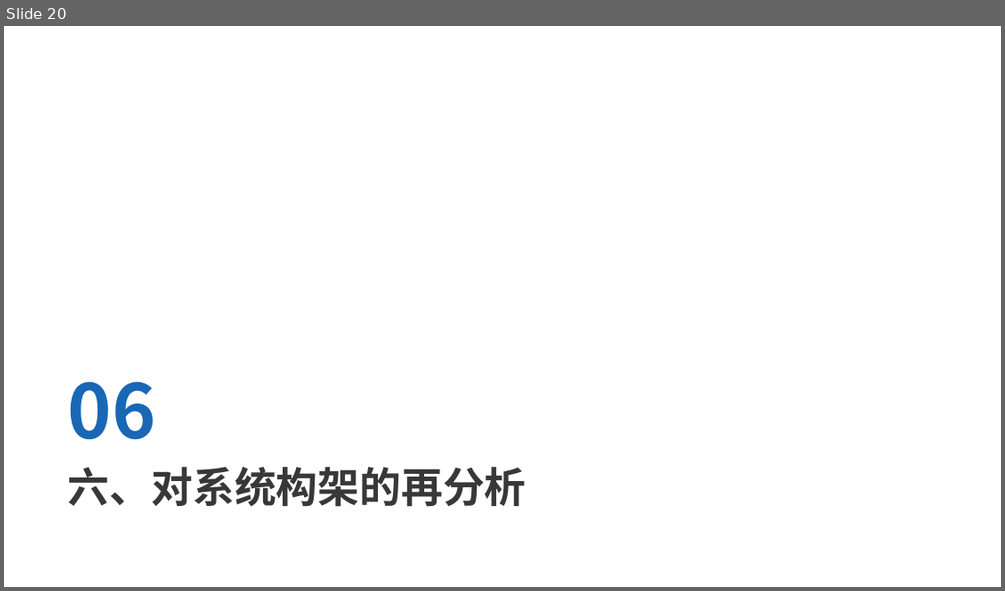
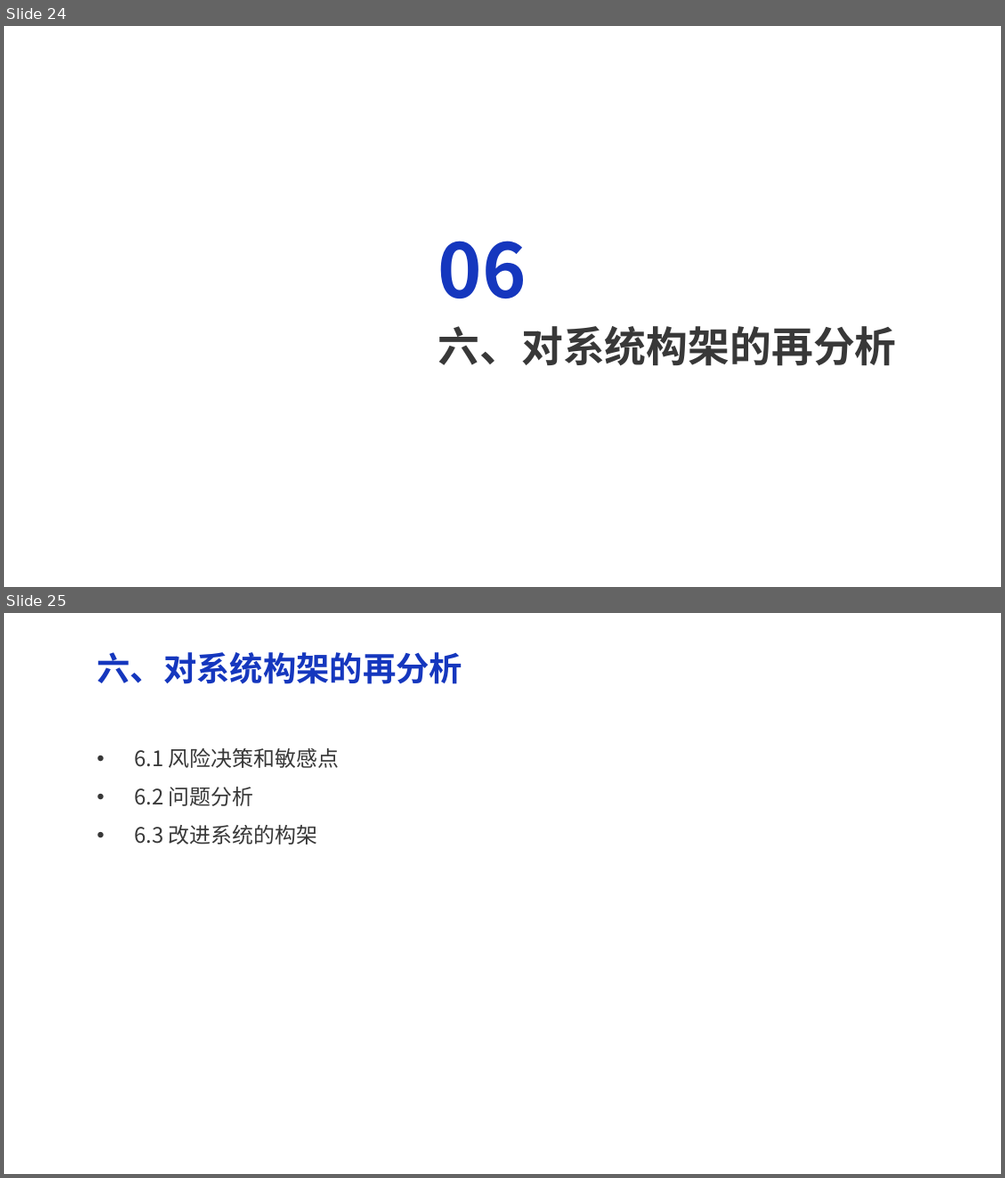
Before and after one commit to dekrt/SoftwareArchitecture, a slide deck: 架构评审-ArchitectureReview/架构评审-ArchitectureReview.pptx. Shown one above the other, each under a label of ours: slide 20 before the commit, slides 24 and 25 after it. The pictures are 1005x591 and 1005x1178 pixels, drawn with LibreOffice and Linux fonts; fonts in the diff are those of the drawing; background and template pictures are left out. Boxes give left, top, right and bottom in pixels: in the first picture for what was removed or moved away, otherwise in the second. Text is boxed around its words. In the diff, an @@ line names an element or a change of style, - is before the commit and + after.

```diff
--- a/架构评审-ArchitectureReview/架构评审-ArchitectureReview.pptx
+++ b/架构评审-ArchitectureReview/架构评审-ArchitectureReview.pptx
@@ slide 25 added at (4,613,1001,1174), background #FFFFFF @@
@@ text added at (97,652,462,684), 24 pt, text #1537BE, bold @@
+六、对系统构架的再分析
@@ text added at (134,748,339,844), 15.4 pt, text #383838 @@
+• 6.1 风险决策和敏感点
+• 6.2 问题分析
+• 6.3 改进系统的构架
@@ what was slide 20 is now slide 24 @@
@@ slide 24 changed as well @@
@@ text "06": place and size @@
-text "06" at (68,381,156,439)
+text "06" at (438,240,526,298)
@@ text "06" at (438,240,526,298): text colour #1967B5 to #1537BE @@
@@ text "六、对系统构架的再分析": place and size @@
-text "六、对系统构架的再分析" at (68,467,526,507)
+text "六、对系统构架的再分析" at (438,326,897,366)
```
Also in this commit, not shown: 25 other slides changed, 7 other slides added, 1 slide removed, 1 other file.
